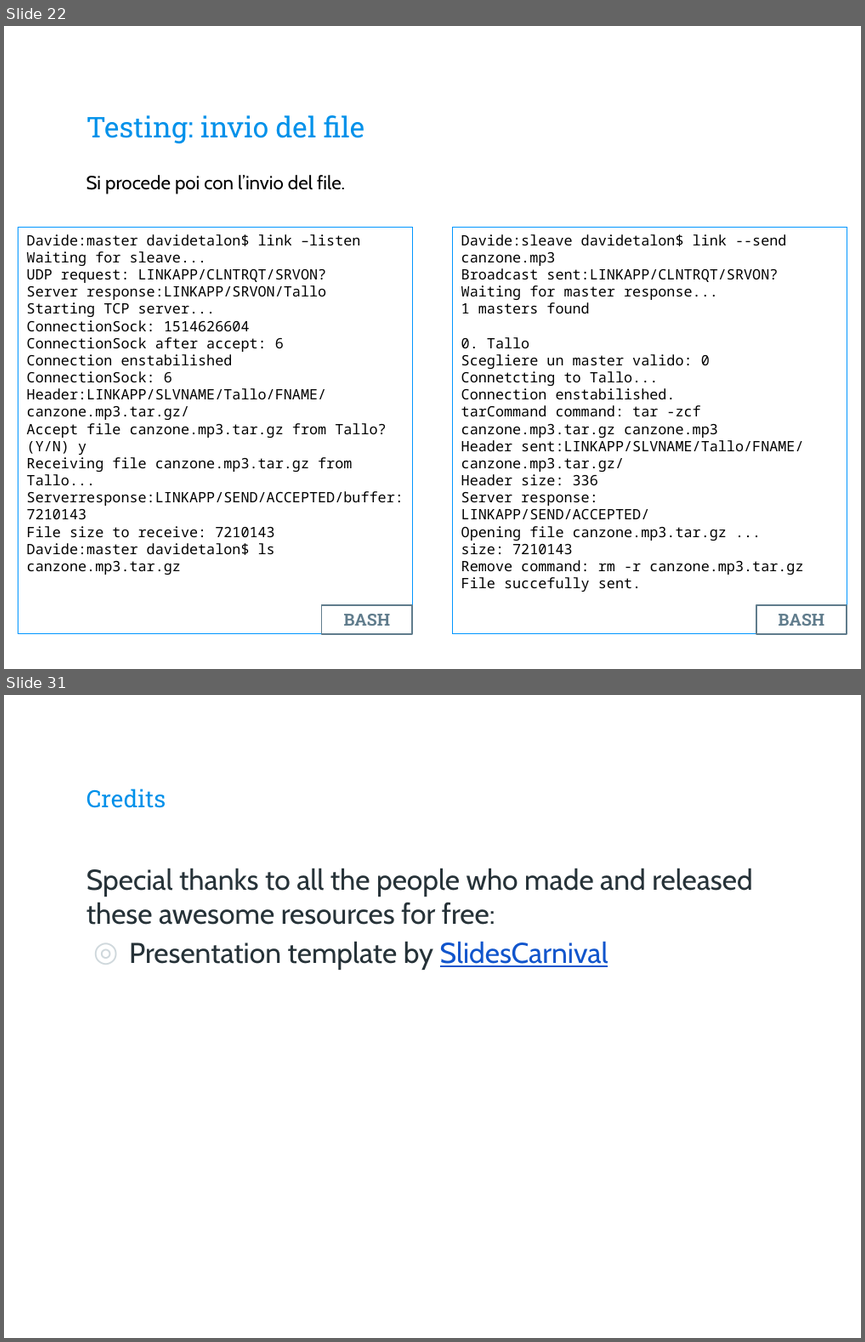
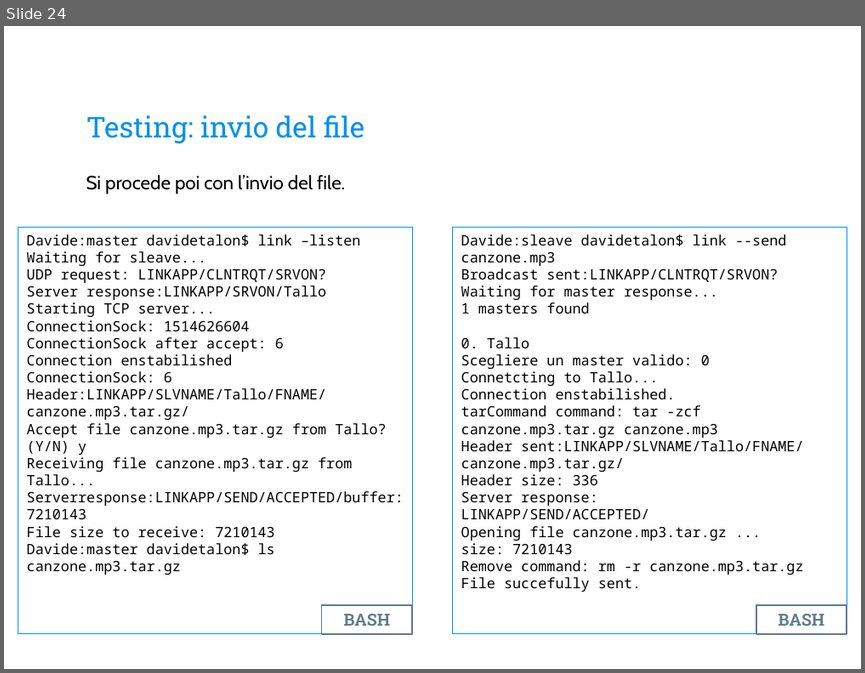
Before and after one commit to davidetalon/link, a slide deck: Presentation slides/Presentazione.pptx. Shown one above the other, each under a label of ours: slides 22 and 31 before the commit, slide 24 after it; the slides between them are not shown. The pictures are 865x1342 and 865x673 pixels, drawn with LibreOffice and Linux fonts; fonts in the diff are those of the drawing; background and template pictures are left out. Boxes give left, top, right and bottom in pixels: in the first picture for what was removed or moved away, otherwise in the second. Text is boxed around its words. In the diff, an @@ line names an element or a change of style, - is before the commit and + after.

```diff
--- a/Presentation slides/Presentazione.pptx
+++ b/Presentation slides/Presentazione.pptx
@@ slide 31 removed at [4, 695, 861, 1338], background picture (left out) @@
@@ title removed at [86, 789, 166, 808] @@
-Credits
@@ text removed at [86, 868, 752, 970] @@
-Special thanks to all the people who made and released these awesome resources for free:
-◎ Presentation template by SlidesCarnival
@@ what was slide 22 is now slide 24 @@
```
Also in this commit, not shown: 12 slides changed, 4 slides added, 6 other slides removed.
